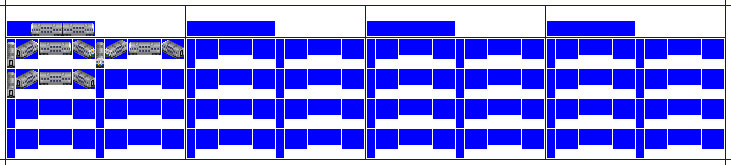
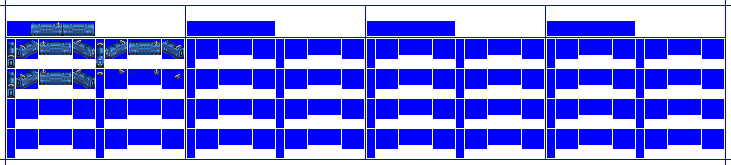
Two versions of the same layered image (731 × 165). Layer-by-layer changes:
showed "Pantographs", painted on it over (8, 22, 182, 88)
hid "CC2 copy" over (7, 23, 184, 96)
showed "CC1" over (7, 23, 184, 96)